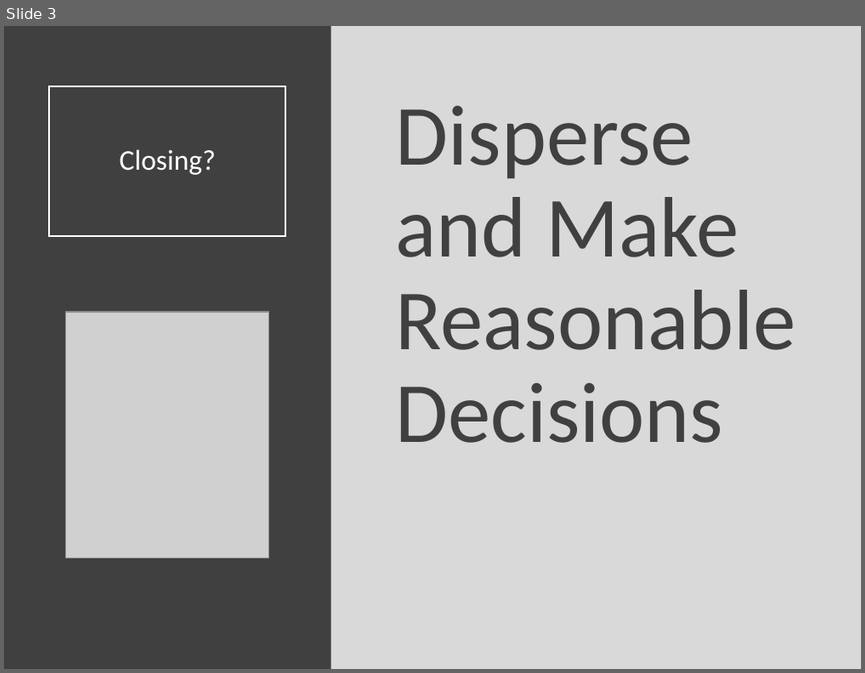
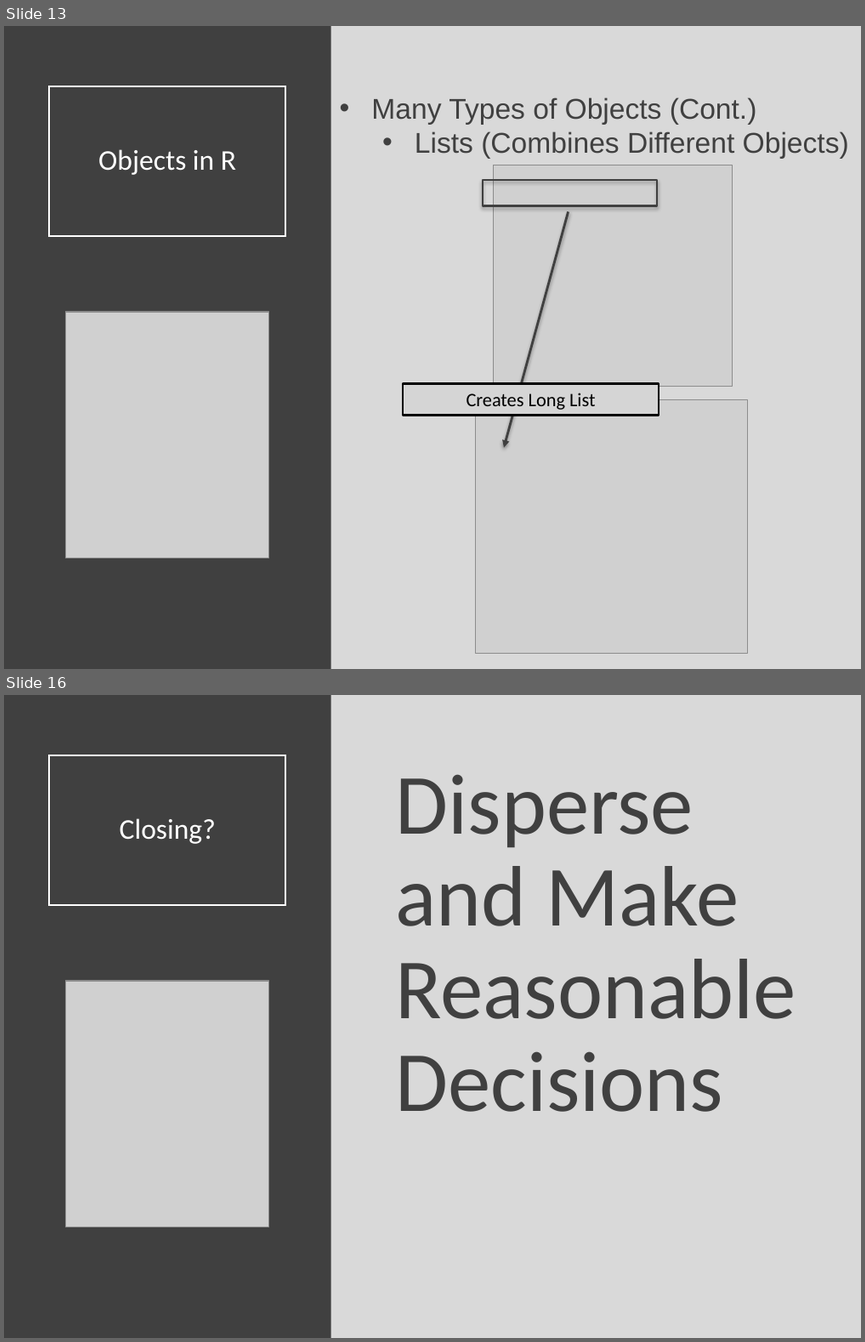
Before and after one commit to Yixf-Self/STOR320_WEBSITE, a slide deck: Lectures/Lecture 3/Lecture 3.pptx. Shown one above the other, each under a label of ours: slide 3 before the commit, slides 13 and 16 after it; the slides between them are not shown. The pictures are 865x673 and 865x1342 pixels, drawn with LibreOffice and Linux fonts; fonts in the diff are those of the drawing; grey boxes stand for pictures. Boxes give left, top, right and bottom in pixels: in the first picture for what was removed or moved away, otherwise in the second. Text is boxed around its words. In the diff, an @@ line names an element or a change of style, - is before the commit and + after.

```diff
--- a/Lectures/Lecture 3/Lecture 3.pptx
+++ b/Lectures/Lecture 3/Lecture 3.pptx
@@ slide 13 added at (x1=4, y1=26, x2=861, y2=669), background #D9D9D9 @@
@@ rectangle added at (x1=4, y1=26, x2=331, y2=669), fill #404040 @@
@@ title added at (x1=49, y1=86, x2=286, y2=236), outline #FFFFFF 1.5 pt, 24 pt, text #FFFFFF @@
+Objects in R
@@ text added at (x1=371, y1=97, x2=849, y2=159), 24 pt, text #404040 @@
+• Many Types of Objects (Cont.)
+  • Lists (Combines Different Objects)
@@ picture added at (x1=494, y1=165, x2=732, y2=386) @@
@@ rectangle added at (x1=482, y1=180, x2=657, y2=206), outline #404040 1.5 pt @@
@@ arrow added from (568, 212) to (504, 448), #404040 2 pt @@
@@ picture added at (x1=66, y1=312, x2=268, y2=557) @@
@@ rectangle added at (x1=403, y1=383, x2=658, y2=415), fill #D5D5D5, outline #000000 2 pt, 16 pt, text #000000 @@
+Creates Long List
@@ picture added at (x1=475, y1=399, x2=747, y2=653) @@
@@ what was slide 3 is now slide 16 @@
```
Also in this commit, not shown: 14 other slides added, 2 slides removed, 7 other files.
